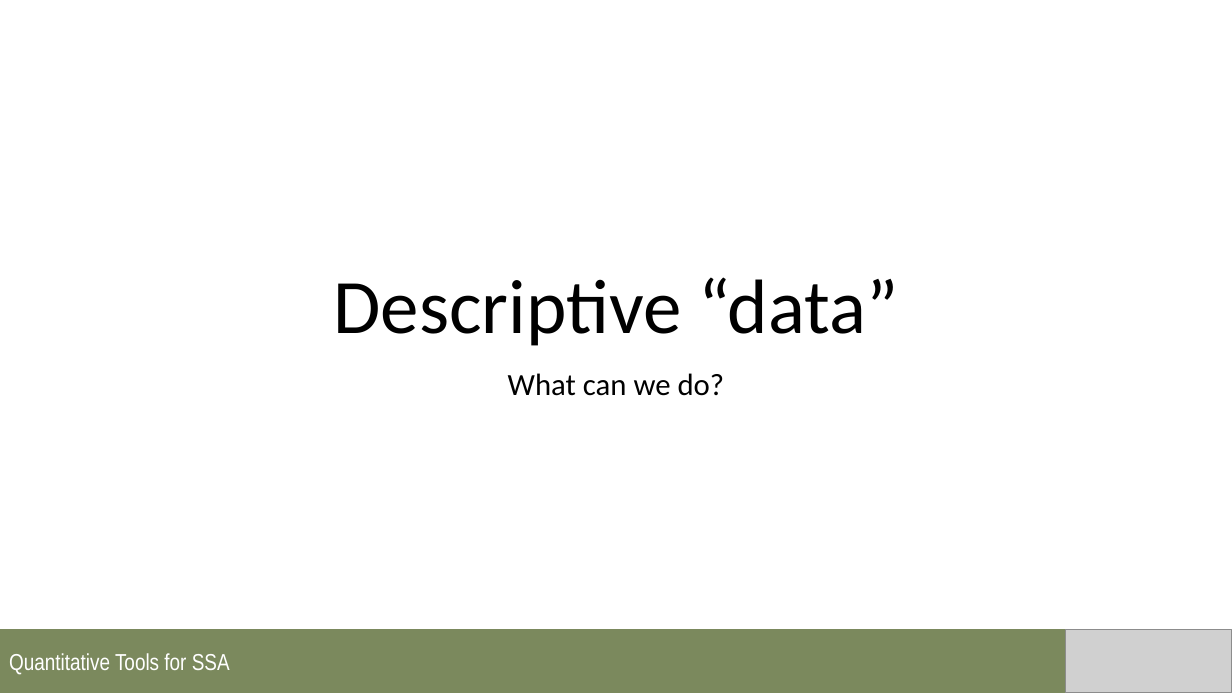
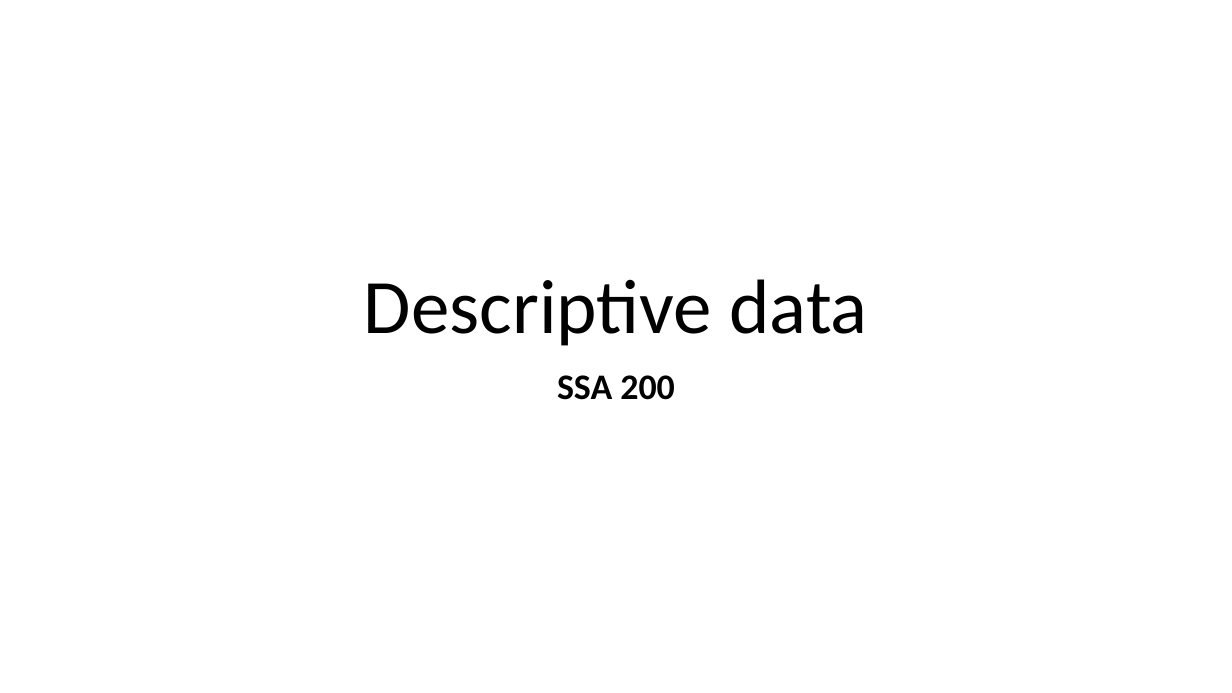
Before and after one commit to annamtucker/ssa-200, a slide deck: slide 1 of static/lectures/SSA_Lecture2_QualitativeData.pptx. Drawn at 1232x693 pixels with LibreOffice and Linux fonts; fonts in the diff are those of the drawing; grey boxes stand for pictures; background and template pictures are left out. Boxes give left, top, right and bottom in pixels: in the first picture for what was removed or moved away, otherwise in the second. Text is boxed around its words. In the diff, an @@ line names an element or a change of style, - is before the commit and + after.

```diff
--- a/static/lectures/SSA_Lecture2_QualitativeData.pptx
+++ b/static/lectures/SSA_Lecture2_QualitativeData.pptx
@@ title at (364,279,867,346): text changed @@
-Descriptive “data”
+Descriptive data
@@ subtitle at (557,375,675,400): text changed; size 24 to 28 pt; bold on @@
-What can we do?
+SSA 200
@@ rectangle removed at (0,629,1232,693) @@
-Quantitative Tools for SSA
@@ picture removed at (1067,629,1232,693) @@
```
Also in this commit, not shown: 12 other slides changed, 3 slides added, 2 other files.
